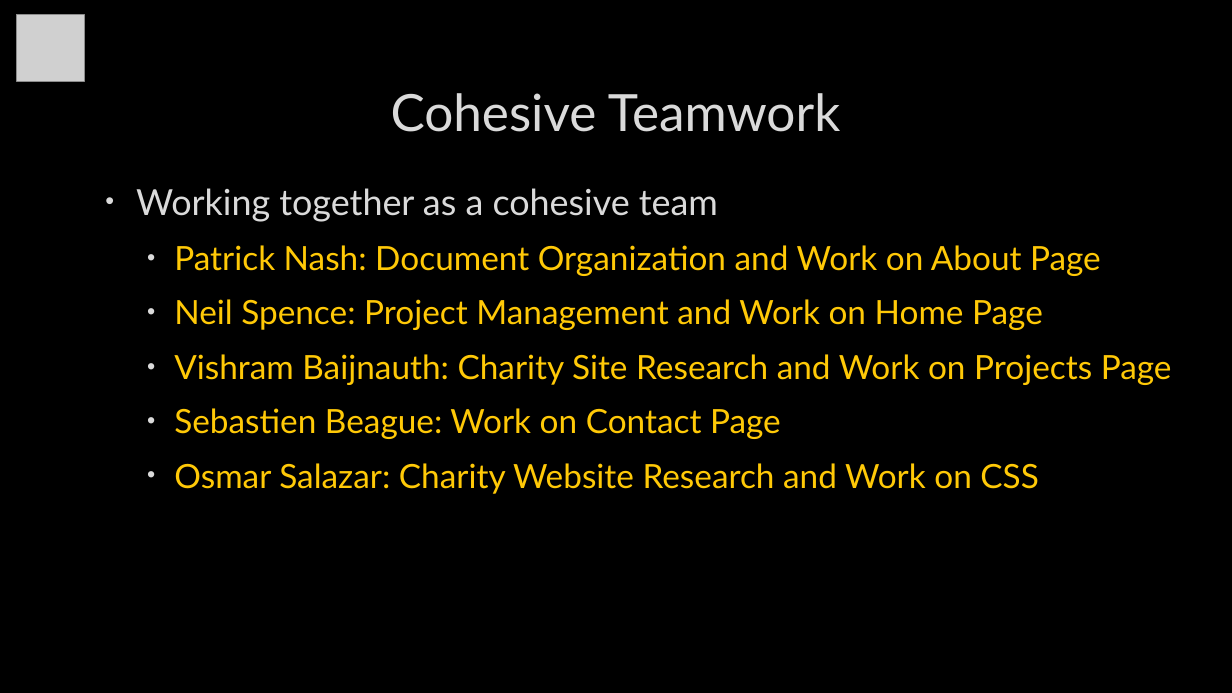
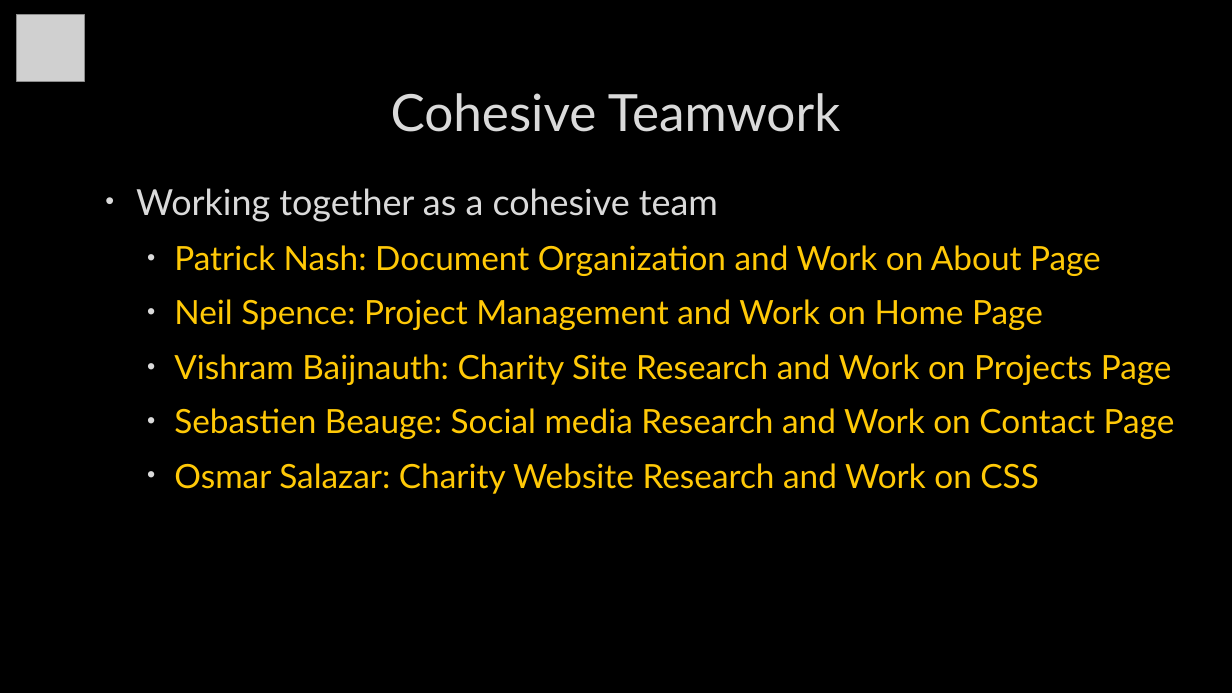
Before and after one commit to naspence407/naspence407.github.io, a slide deck: slide 4 of Group 5 website presentation.pptx. Drawn at 1232x693 pixels with LibreOffice and Linux fonts; fonts in the diff are those of the drawing; grey boxes stand for pictures; background and template pictures are left out. Boxes give left, top, right and bottom in pixels: in the first picture for what was removed or moved away, otherwise in the second. Text is boxed around its words. In the diff, an @@ line names an element or a change of style, - is before the commit and + after.

```diff
--- a/Group 5 website presentation.pptx
+++ b/Group 5 website presentation.pptx
@@ text at bbox=[174, 408, 1175, 439]: text changed @@
-  • Sebastien Beague: Work on Contact Page
+  • Sebastien Beauge: Social media Research and Work on Contact Page
```
